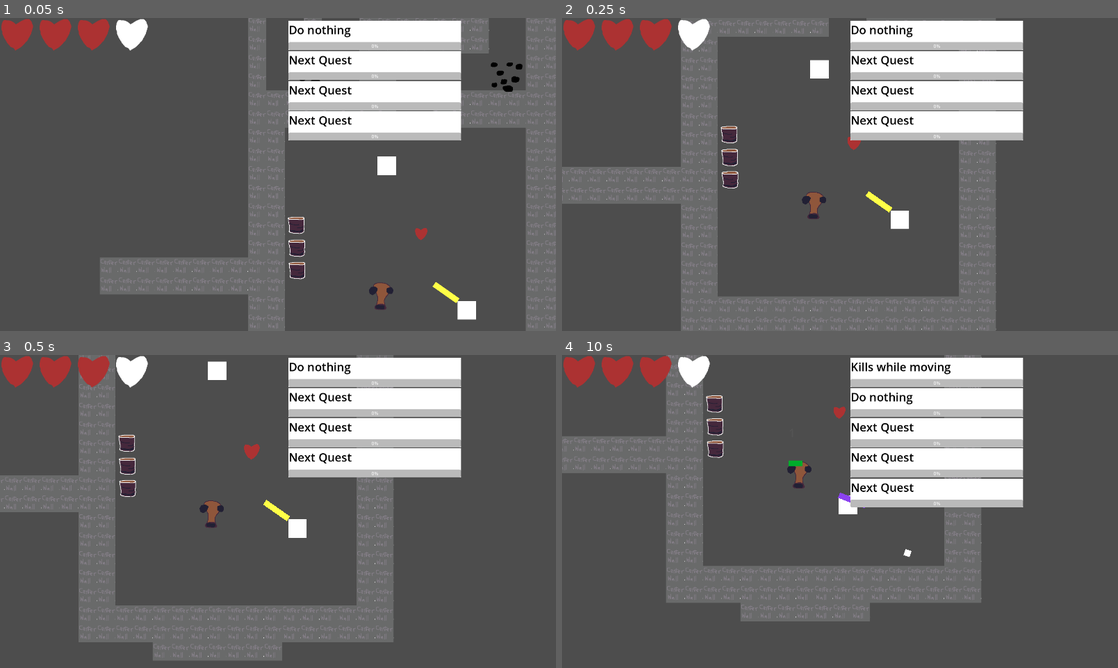
Above: before the commit, frames 1-4 (two rows, left to right).
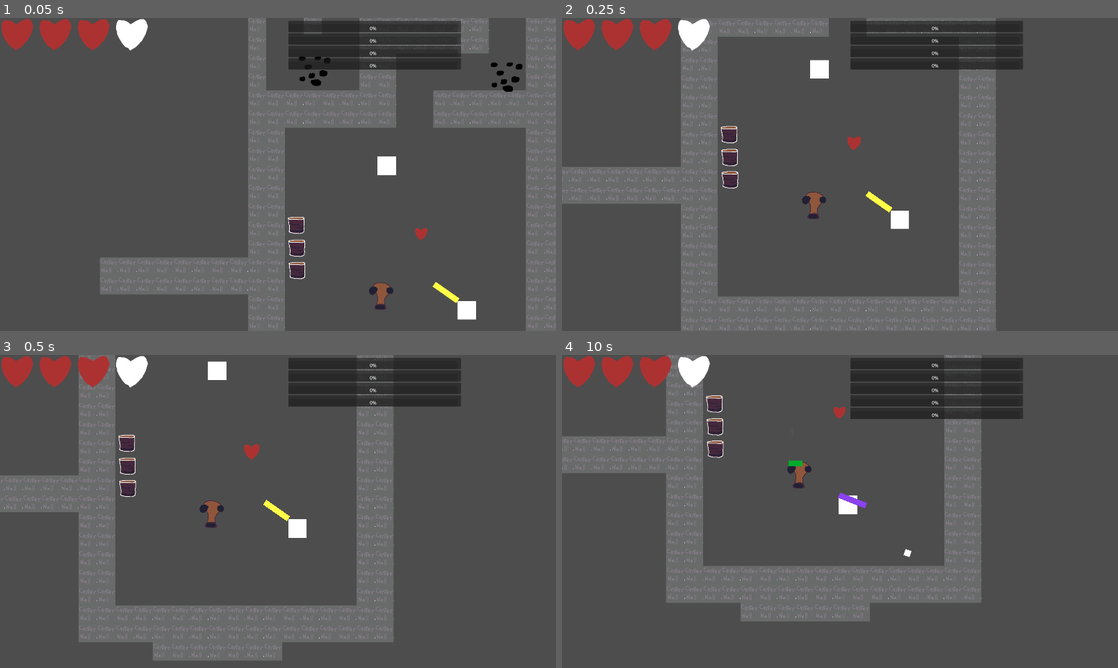
Above: after the commit, the same moments.

Repository: precup/LD51
Game: Godot game, scene res://root.tscn
The game is run twice, just before and just after one commit, with the same random seed, the same clock (stepped at 60 frames per second) and the same inputs.
Inputs (mouse positions are in pixels of both pictures, inside the frame that each line leads up to):
- Up to frame 1 (0.05 s): no input
- Up to frame 2 (0.25 s): no input
- Up to frame 3 (0.5 s): no input
- Up to frame 4 (10 s): move the mouse to (962, 495) at 0.52 s; hold D (right) 0.53-1.28 s; tap Mouse wheel up (change_gun) every 0.75 s from 0.6 to 9.6 s; click (962, 495) at 0.67 s; move the mouse to (728, 527) at 1.27 s; hold S (down) 1.28-2.03 s; move the mouse to (895, 442) at 2.02 s; hold D (right) 2.03-2.78 s; move the mouse to (812, 574) at 2.77 s; hold W (up) 2.78-3.53 s; click (812, 574) at 2.92 s; move the mouse to (1006, 558) at 3.52 s; hold A (left) 3.53-5.03 s; move the mouse to (673, 464) at 4.27 s; move the mouse to (867, 511) at 5.02 s; hold S (down) 5.03-5.78 s; click (867, 511) at 5.17 s; move the mouse to (756, 433) at 5.77 s; hold D (right) 5.78-6.53 s; move the mouse to (962, 495) at 6.52 s; hold W (up) 6.53-7.28 s; move the mouse to (728, 527) at 7.27 s; hold D (right) 7.28-8.03 s; click (728, 527) at 7.42 s; move the mouse to (895, 442) at 8.02 s; hold S (down) 8.03-8.78 s; move the mouse to (812, 574) at 8.77 s; hold A (left) 8.78-9.53 s; move the mouse to (1006, 558) at 9.52 s; hold W (up) from 9.53 s (still down); click (1006, 558) at 9.67 s

The runs differ from the first frame. In frame 1, 12% of the frame differs, in the area x 51-83%, y 0-40%; in frame 2, 12%; in frame 3, 12%; in frame 4, 15%, in the area x 51-83%, y 0-49%.
Error after the commit: Invalid assignment of property or key 'text' with value of type 'String' on a base object of type 'null instance'. (res://quest.gd:34)

Commit message:
quest ui work

Diff:
--- a/quest.tscn
+++ b/quest.tscn
@@ -2,32 +2,49 @@
 
 [ext_resource type="Script" path="res://quest.gd" id="1_iu6j4"]
 
-[node name="Quest" type="ColorRect"]
-custom_minimum_size = Vector2i(0, 100)
-offset_right = 596.0
-offset_bottom = 100.0
+[node name="Quest" type="PanelContainer"]
+anchors_preset = 15
+anchor_right = 1.0
+anchor_bottom = 1.0
+grow_horizontal = 2
+grow_vertical = 2
 script = ExtResource("1_iu6j4")
 
-[node name="RichTextLabel" type="RichTextLabel" parent="."]
-offset_left = 1.0
-offset_top = 3.0
-offset_right = 597.0
-offset_bottom = 73.0
+[node name="HSplitContainer" type="HSplitContainer" parent="."]
+layout_direction = 3
+layout_mode = 2
+offset_right = 1920.0
+offset_bottom = 1080.0
+
+[node name="MarginContainer" type="MarginContainer" parent="HSplitContainer"]
+layout_mode = 2
+offset_bottom = 1080.0
+
+[node name="RewardType" type="TextureRect" parent="HSplitContainer/MarginContainer"]
+layout_mode = 2
+offset_bottom = 1080.0
+
+[node name="VSplitContainer" type="VSplitContainer" parent="HSplitContainer"]
+layout_mode = 2
+offset_left = 12.0
+offset_right = 1920.0
+offset_bottom = 1080.0
+
+[node name="RichTextLabel" type="RichTextLabel" parent="HSplitContainer/VSplitContainer"]
+layout_mode = 2
+offset_right = 1908.0
+offset_bottom = 1041.0
+size_flags_vertical = 3
 theme_override_colors/default_color = Color(0, 0, 0, 1)
 theme_override_font_sizes/normal_font_size = 40
 text = "Next Quest"
 
-[node name="ProgressBar" type="ProgressBar" parent="."]
+[node name="ProgressBar" type="ProgressBar" parent="HSplitContainer/VSplitContainer"]
+layout_mode = 2
 anchors_preset = -1
-anchor_top = 0.8
-anchor_right = 1.0
-anchor_bottom = 1.0
+offset_top = 1053.0
+offset_right = 1908.0
+offset_bottom = 1080.0
 grow_horizontal = 2
 grow_vertical = 0
 step = 1.0
-
-[node name="RewardType" type="TextureRect" parent="."]
-offset_left = 542.0
-offset_top = 16.0
-offset_right = 582.0
-offset_bottom = 56.0
Binary file added: assets/gun_reward_icon.png
Not shown, added: assets/gun_reward_icon.png.import
Binary file added: assets/misc_reward_icon.png
Not shown, added: assets/misc_reward_icon.png.import
Binary file added: assets/mod_reward_icon.png
Not shown, added: assets/mod_reward_icon.png.import
